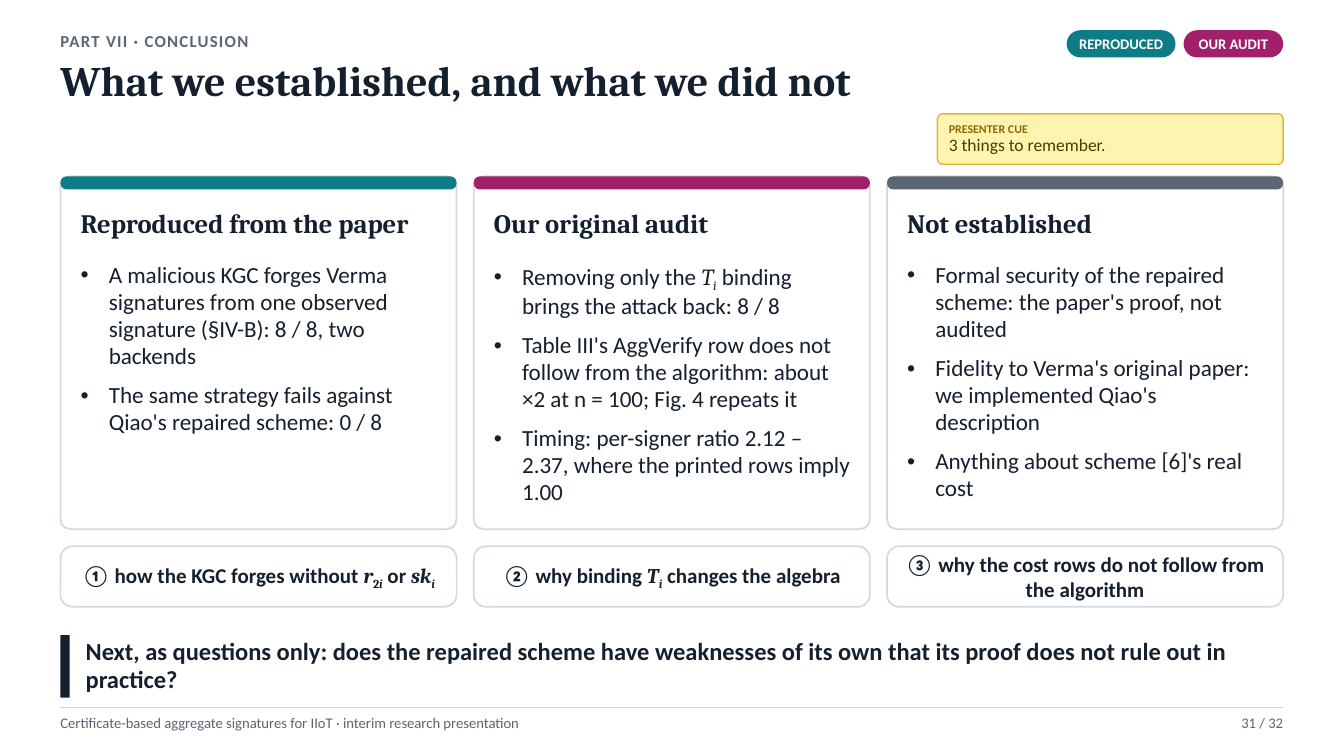
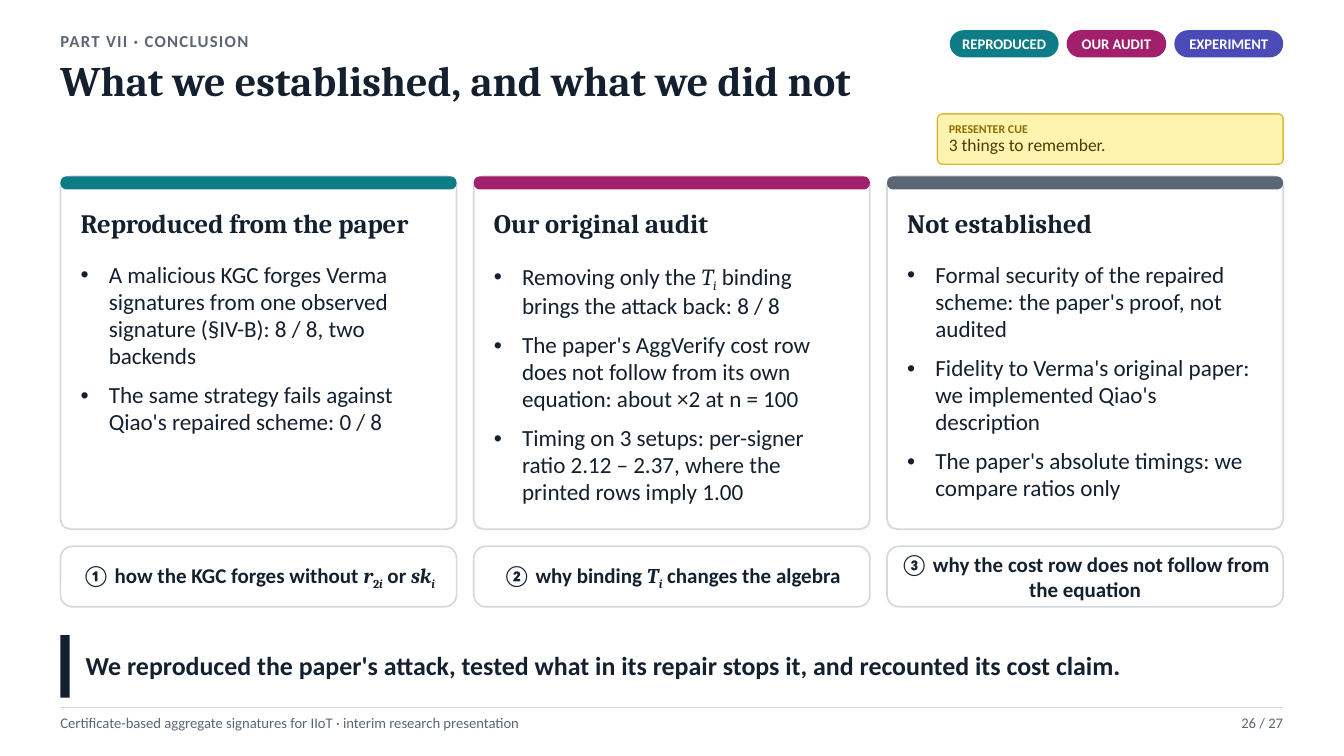
Before and after one commit to Anurag-1205/Certificate-Based-Aggregate-Signature, a slide deck: slide 26 of presentation/CBAS_Interim_Presentation.pptx (slide 31 before the commit). Drawn at 1344x756 pixels with LibreOffice and Linux fonts; fonts in the diff are those of the drawing. Boxes give left, top, right and bottom in pixels: in the first picture for what was removed or moved away, otherwise in the second. Text is boxed around its words. In the diff, an @@ line names an element or a change of style, - is before the commit and + after.

```diff
--- a/presentation/CBAS_Interim_Presentation.pptx
+++ b/presentation/CBAS_Interim_Presentation.pptx
@@ rounded rectangle "REPRODUCED": place and size @@
-rounded rectangle "REPRODUCED" at box(1067, 30, 1176, 57)
+rounded rectangle "REPRODUCED" at box(950, 30, 1059, 57)
@@ rounded rectangle "OUR AUDIT": place and size @@
-rounded rectangle "OUR AUDIT" at box(1184, 30, 1284, 57)
+rounded rectangle "OUR AUDIT" at box(1067, 30, 1167, 57)
@@ rounded rectangle added at box(1175, 30, 1284, 57), fill #4B4BB8, 10.5 pt, text #FFFFFF, bold @@
+EXPERIMENT
@@ text at box(522, 337, 810, 504): text changed @@
-• Table III's AggVerify row does not follow from the algorithm: about ×2 at n = 100; Fig. 4 repeats it
-• Timing: per-signer ratio 2.12 – 2.37, where the printed rows imply 1.00
+• The paper's AggVerify cost row does not follow from its own equation: about ×2 at n = 100
+• Timing on 3 setups: per-signer ratio 2.12 – 2.37, where the printed rows imply 1.00
@@ text at box(935, 453, 1243, 500): text changed @@
-• Anything about scheme [6]'s real cost
+• The paper's absolute timings: we compare ratios only
@@ text in rounded rectangle at box(900, 555, 1269, 601): text changed @@
-③ why the cost rows do not follow from the algorithm
+③ why the cost row does not follow from the equation
@@ text at box(86, 656, 1120, 679): text changed; size 17.5 to 18.5 pt @@
-Next, as questions only: does the repaired scheme have weaknesses of its own that its proof does not rule out in practice?
+We reproduced the paper's attack, tested what in its repair stops it, and recounted its cost claim.
@@ text at box(1241, 718, 1283, 728): text changed @@
-31 / 32
+26 / 27
```
Also in this commit, not shown: 26 other slides changed, 2 slides added, 5 slides removed, 58 other files.
